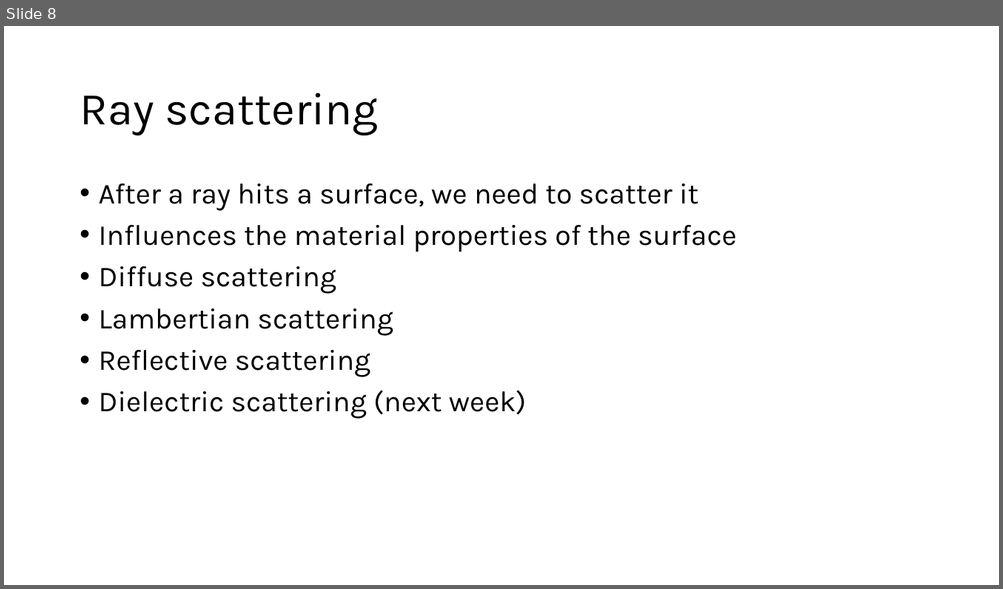
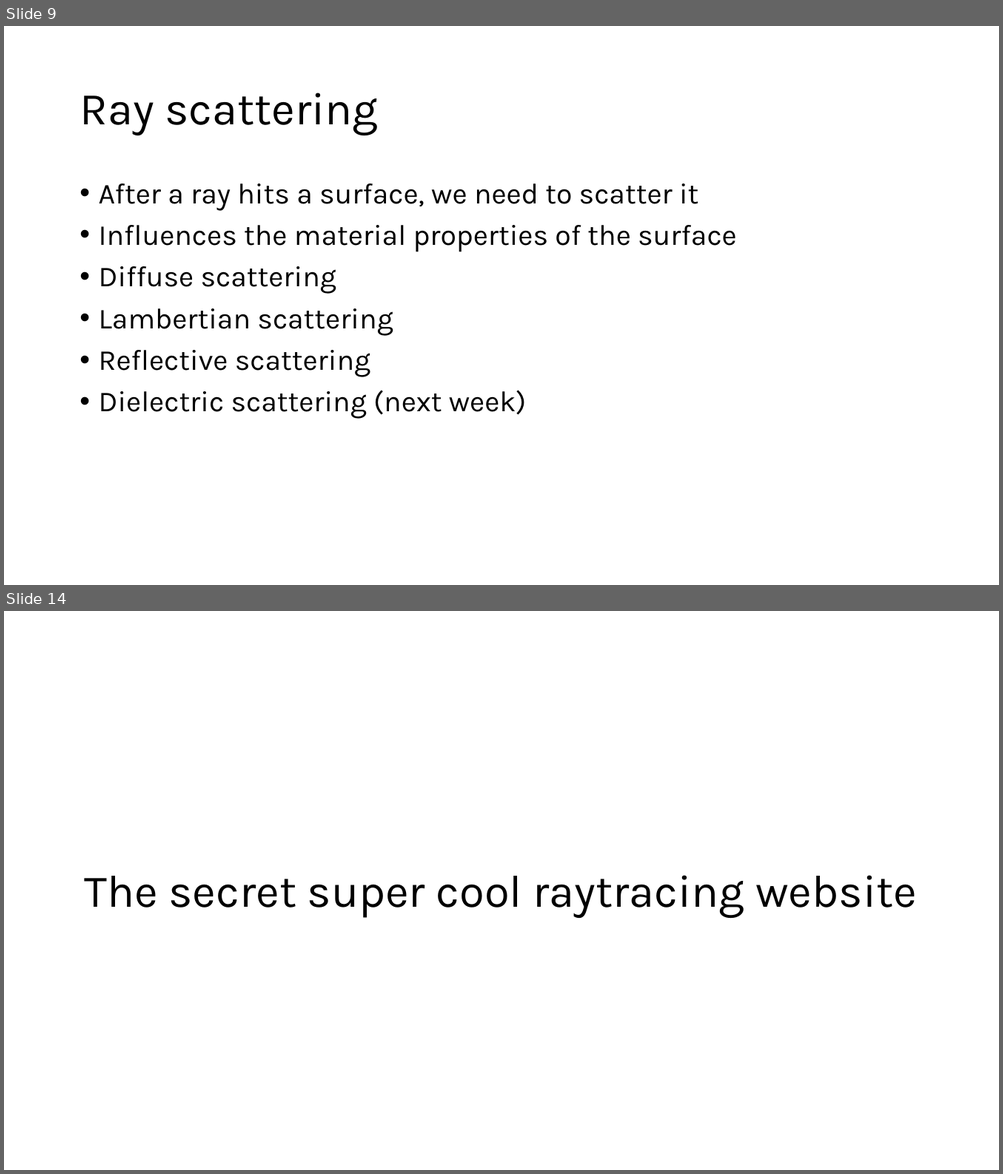
Before and after one commit to Gopher-Graphics/RaytracingWorkshop2026, a slide deck: Raytracing Workshop.pptx. Shown one above the other, each under a label of ours: slide 8 before the commit, slides 9 and 14 after it; the slides between them are not shown. The pictures are 1003x589 and 1003x1174 pixels, drawn with LibreOffice and Linux fonts; fonts in the diff are those of the drawing. Boxes give left, top, right and bottom in pixels: in the first picture for what was removed or moved away, otherwise in the second. Text is boxed around its words. In the diff, an @@ line names an element or a change of style, - is before the commit and + after.

```diff
--- a/Raytracing Workshop.pptx
+++ b/Raytracing Workshop.pptx
@@ slide 14 added at (4,611,999,1170), background #FFFFFF @@
@@ title added at (84,875,916,918), 44 pt, text #000000 @@
+The secret super cool raytracing website
@@ what was slide 8 is now slide 9 @@
```
Also in this commit, not shown: 7 slides changed, 3 other slides added, 1 slide removed, 1 other file.
